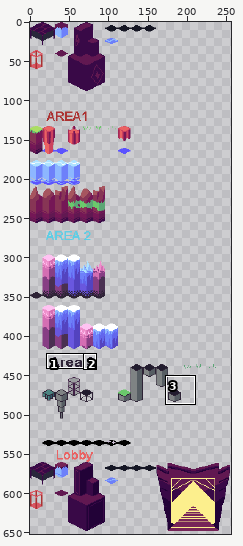
One commit to this sprite sheet: Tileset/Isometic Tiles Testing.png. The first picture is a wide view before the edit; the outline marks the close-up.
Close-up. Earlier state:
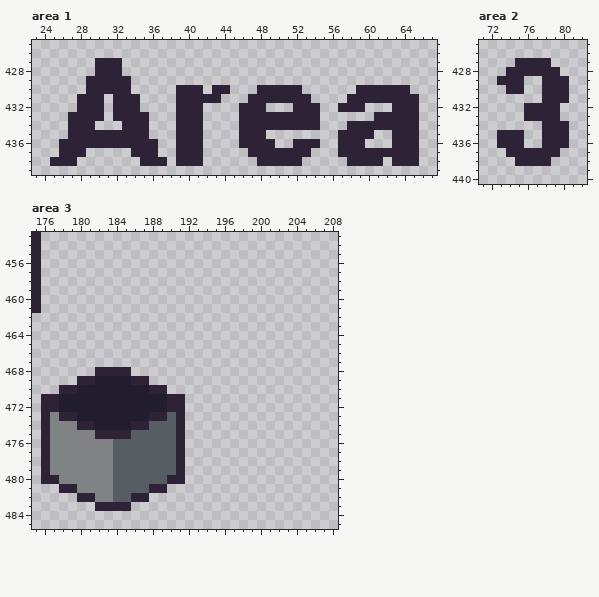
The file is 256x768 pixels. Colours within 5 levels of each other are drawn and written as one. Shown: area 1: x 23..67, y 425..439; area 2: x 71..82, y 425..440; area 3: x 175..208, y 453..485. The wide view leaves out empty margins. The commit also changed other parts of the picture, which this record leaves out.
After:
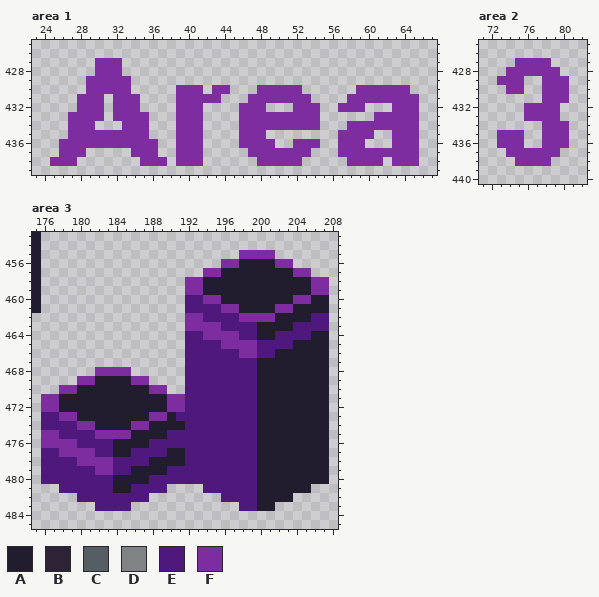
Palette (. is transparent): A #211c2e  B #2e2336  C #565d63  D #7f8384  E #4e187c  F #7d2da0
Difference:
--- area 1
@@ x 23..67 @@
 426 .............................................
-427 .......BBB...................................
-428 .......BBB...................................
-429 ......BBBBB..................................
-430 ......BBBBB.....BBB.BB...BBBBB......BBBBBB...
-431 .....BBB.BBB....BBBBB...BBBBBBB....BBBBBBBB..
-432 .....BBB.BBB....BBB....BBB...BBB..BBB...BBB..
-433 ....BBBB.BBBB...BBB....BBBBBBBBB......BBBBB..
-434 ....BBB...BBB...BBB....BBBBBBBBB...BBBBBBBB..
-435 ....BBBBBBBBB...BBB....BBB........BBBB..BBB..
-436 ...BBBBBBBBBBB..BBB....BBBB..BBB..BBB...BBB..
-437 ...BBB.....BBB..BBB.....BBBBBBB...BBBBBBBBB..
-438 ..BBB.......BBB.BBB......BBBBB.....BBBB.BBB..
+427 .......FFF...................................
+428 .......FFF...................................
+429 ......FFFFF..................................
+430 ......FFFFF.....FFF.FF...FFFFF......FFFFFF...
+431 .....FFF.FFF....FFFFF...FFFFFFF....FFFFFFFF..
+432 .....FFF.FFF....FFF....FFF...FFF..FFF...FFF..
+433 ....FFFF.FFFF...FFF....FFFFFFFFF......FFFFF..
+434 ....FFF...FFF...FFF....FFFFFFFFF...FFFFFFFF..
+435 ....FFFFFFFFF...FFF....FFF........FFFF..FFF..
+436 ...FFFFFFFFFFF..FFF....FFFF..FFF..FFF...FFF..
+437 ...FFF.....FFF..FFF.....FFFFFFF...FFFFFFFFF..
+438 ..FFF.......FFF.FFF......FFFFF.....FFFF.FFF..
 439 .............................................
--- area 2
@@ x 71..82 @@
 426 ............
-427 ....BBBB....
-428 ...BBBBBB...
-429 ..BBB..BBB..
-430 ...BB..BBB..
-431 .......BBB..
-432 .....BBBB...
-433 .....BBBB...
-434 .......BBB..
-435 ..BBB..BBB..
-436 ..BBB..BBB..
-437 ...BBBBBB...
-438 ....BBBB....
+427 ....FFFF....
+428 ...FFFFFF...
+429 ..FFF..FFF..
+430 ...FF..FFF..
+431 .......FFF..
+432 .....FFFF...
+433 .....FFFF...
+434 .......FFF..
+435 ..FFF..FFF..
+436 ..FFF..FFF..
+437 ...FFFFFF...
+438 ....FFFF....
 439 ............
--- area 3
@@ x 175..208 @@
-453 B.................................
-454 B.................................
-455 B.................................
-456 B.................................
-457 B.................................
-458 B.................................
-459 B.................................
-460 B.................................
-461 B.................................
-462 ..................................
-463 ..................................
-464 ..................................
-465 ..................................
-466 ..................................
-467 ..................................
-468 .......BBBB.......................
-469 .....BBAAAABB.....................
-470 ...BBAAAAAAAABB...................
-471 .BBAAAAAAAAAAAABB.................
-472 .BBAAAAAAAAAAAABB.................
-473 .BDBBAAAAAAAABBCB.................
-474 .BDDDBBAAAABBCCCB.................
-475 .BDDDDDBBBBCCCCCB.................
-476 .BDDDDDDDCCCCCCCB.................
-477 .BDDDDDDDCCCCCCCB.................
-478 .BDDDDDDDCCCCCCCB.................
-479 .BDDDDDDDCCCCCCCB.................
-480 .BBDDDDDDCCCCCCBB.................
-481 ...BBDDDDCCCCBB...................
-482 .....BBDDCCBB.....................
-483 .......BBBB.......................
+453 A.................................
+454 A.................................
+455 A......................FFFF.......
+456 A....................FFAAAAFF.....
+457 A..................FFAAAAAAAAFF...
+458 A................FFAAAAAAAAAAAAFF.
+459 A................FFAAAAAAAAAAAAFF.
+460 A................EEFFAAAAAAAAFFAA.
+461 A................EEEEFFAAAAFFAAAA.
+462 .................FFEEEEFFFFAAAAEE.
+463 .................FFFFEEEEAAAAEEEE.
+464 .................EEFFFFEEAAEEEEAA.
+465 .................EEEEFFFFEEEEAAAA.
+466 .................EEEEEEFFEEAAAAAA.
+467 .................EEEEEEEEAAAAAAAA.
+468 .......FFFF......EEEEEEEEAAAAAAAA.
+469 .....FFAAAAFF....EEEEEEEEAAAAAAAA.
+470 ...FFAAAAAAAAFF..EEEEEEEEAAAAAAAA.
+471 .FFAAAAAAAAAAAAFFEEEEEEEEAAAAAAAA.
+472 .FFAAAAAAAAAAAAFFEEEEEEEEAAAAAAAA.
+473 .EEFFAAAAAAAAFFAEEEEEEEEEAAAAAAAA.
+474 .EEEEFFAAAAFFAAAAEEEEEEEEAAAAAAAA.
+475 .FFEEEEFFFFAAAAEEEEEEEEEEAAAAAAAA.
+476 .FFFFEEEEAAAAEEEEEEEEEEEEAAAAAAAA.
+477 .EEFFFFEEAAEEEEAAEEEEEEEEAAAAAAAA.
+478 .EEEEFFFFEEEEAAAAEEEEEEEEAAAAAAAA.
+479 .EEEEEEFFEEAAAAEEEEEEEEEEAAAAAAAA.
+480 .EEEEEEEEAAAAEEEEEEEEEEEEAAAAAAAA.
+481 ...EEEEEEAAEEEE....EEEEEEAAAAAA...
+482 .....EEEEEEEE........EEEEAAAA.....
+483 .......EEEE............EEAA.......
 484 ..................................
Changed places in both close-ups, as pixel boxes (x1, y1, x2, y2):
changed: (50, 58, 419, 166)
changed: (497, 58, 569, 166)
changed: (32, 232, 41, 313)
changed: (41, 250, 329, 511)
